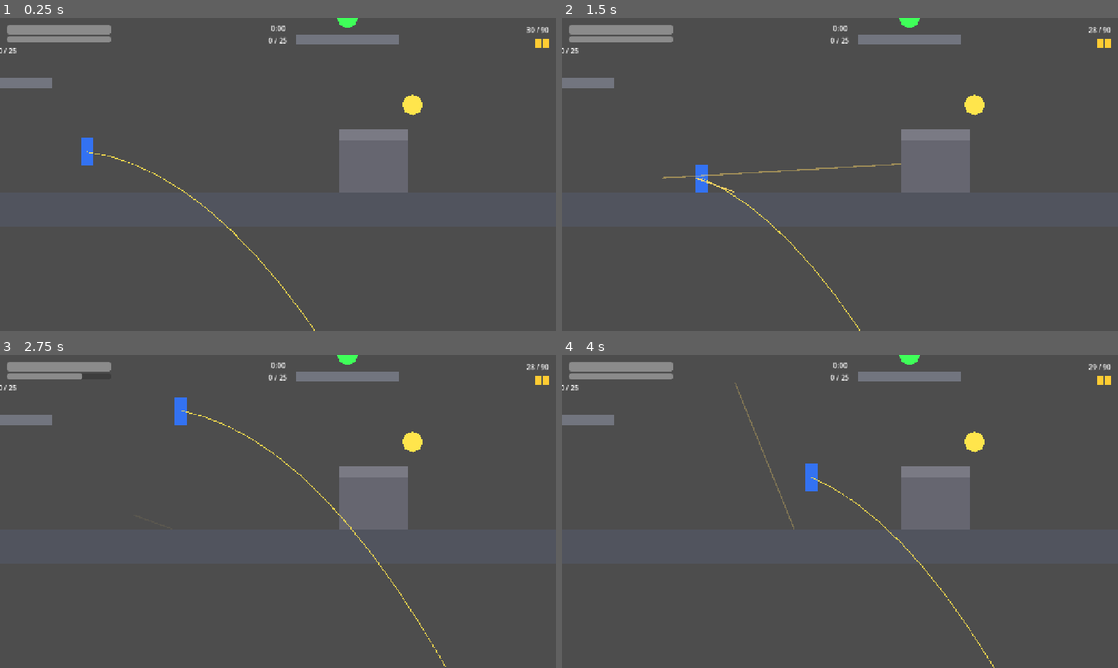
Above: before the commit, frames 1-4 (two rows, left to right).
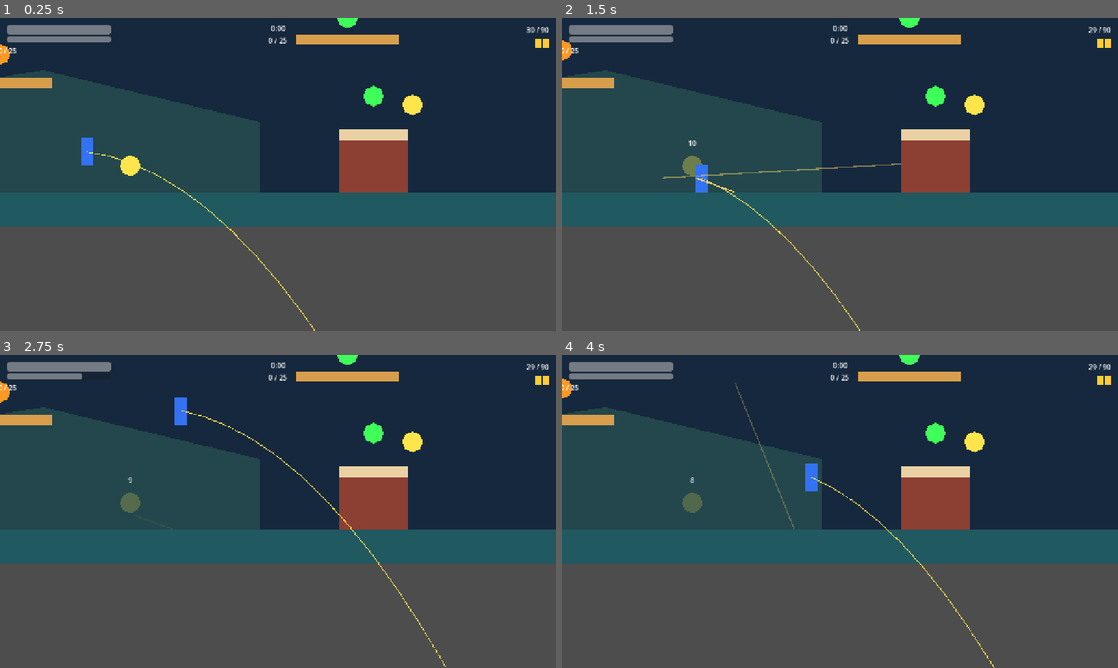
Above: after the commit, the same moments.

Repository: techafreshh/jetpack
Game: Godot game, scene res://scenes/match.tscn
Same seed, same stepped clock (60 frames per second), same inputs: the game is played once before the commit and once after it. This scene is started directly instead of the project's main scene.
Inputs (mouse positions are in pixels of both pictures, inside the frame that each line leads up to):
- Up to frame 1 (0.25 s): no input
- Up to frame 2 (1.5 s): tap Enter at 0.5 s; move the mouse to (962, 158) at 0.52 s; hold S (crouch) 0.53-1.28 s; hold D (move_right) from 0.53 s (still down); click (962, 158) at 0.67 s; tap W at 0.77 s; move the mouse to (728, 190) at 1.27 s; click (728, 190) at 1.35 s
- Up to frame 3 (2.75 s): tap W at 1.52 s; move the mouse to (333, 442) at 2.02 s; release D (move_right) at 2.03 s; hold A (move_left) from 2.03 s (still down); hold Space (fly) from 2.03 s (still down)
- Up to frame 4 (4 s): move the mouse to (812, 574) at 2.77 s; release A (move_left) at 2.78 s; release Space (fly) at 2.78 s; hold D (move_right) from 2.78 s (still down); tap 1 (slot_1) at 2.85 s; click (812, 574) at 2.92 s; tap W at 3.02, 3.77 s; move the mouse to (1006, 558) at 3.52 s; tap 2 (slot_2) at 3.6 s

The runs differ from the first frame. In frame 1, 65% of the frame differs, in the area x 0-100%, y 0-67%; in frame 2, 65%; in frame 3, 65%; in frame 4, 65%.

Commit message:
Add final MVP arena map with 8 spawns and pickup layout
Clone greybox collision skeleton into scenes/arena/main.tscn with a
dusk-teal/ember/sand reskin, non-colliding backdrop decor, 8 Spawn
markers and 6 pickup pads; repoint match.tscn at the new map and
default arena_path to it on match and match manager.

Diff:
--- /dev/null
+++ b/jetpack/scenes/arena/main.tscn
@@ -0,0 +1,434 @@
+[gd_scene load_steps=29 format=3]
+
+[ext_resource type="PackedScene" path="res://scenes/pickup.tscn" id="1"]
+
+[sub_resource type="RectangleShape2D" id="RectangleShape2D_floor_a"]
+size = Vector2(1200, 80)
+
+[sub_resource type="RectangleShape2D" id="RectangleShape2D_floor_b"]
+size = Vector2(680, 80)
+
+[sub_resource type="RectangleShape2D" id="RectangleShape2D_floor_c"]
+size = Vector2(880, 80)
+
+[sub_resource type="RectangleShape2D" id="RectangleShape2D_floor_d"]
+size = Vector2(880, 80)
+
+[sub_resource type="RectangleShape2D" id="RectangleShape2D_gap_0"]
+size = Vector2(120, 80)
+
+[sub_resource type="RectangleShape2D" id="RectangleShape2D_gap_1"]
+size = Vector2(120, 80)
+
+[sub_resource type="RectangleShape2D" id="RectangleShape2D_gap_2"]
+size = Vector2(120, 80)
+
+[sub_resource type="RectangleShape2D" id="RectangleShape2D_plat_0"]
+size = Vector2(240, 24)
+
+[sub_resource type="RectangleShape2D" id="RectangleShape2D_plat_1"]
+size = Vector2(240, 24)
+
+[sub_resource type="RectangleShape2D" id="RectangleShape2D_plat_2"]
+size = Vector2(240, 24)
+
+[sub_resource type="RectangleShape2D" id="RectangleShape2D_tower_wall"]
+size = Vector2(48, 560)
+
+[sub_resource type="RectangleShape2D" id="RectangleShape2D_tower_step_0"]
+size = Vector2(160, 24)
+
+[sub_resource type="RectangleShape2D" id="RectangleShape2D_tower_step_1"]
+size = Vector2(160, 24)
+
+[sub_resource type="RectangleShape2D" id="RectangleShape2D_tower_step_2"]
+size = Vector2(160, 24)
+
+[sub_resource type="RectangleShape2D" id="RectangleShape2D_tower_step_3"]
+size = Vector2(160, 24)
+
+[sub_resource type="RectangleShape2D" id="RectangleShape2D_tower_step_e0"]
+size = Vector2(160, 24)
+
+[sub_resource type="RectangleShape2D" id="RectangleShape2D_tower_step_e1"]
+size = Vector2(160, 24)
+
+[sub_resource type="RectangleShape2D" id="RectangleShape2D_tower_step_e2"]
+size = Vector2(160, 24)
+
+[sub_resource type="RectangleShape2D" id="RectangleShape2D_tower_step_e3"]
+size = Vector2(160, 24)
+
+[sub_resource type="RectangleShape2D" id="RectangleShape2D_tower_cap"]
+size = Vector2(160, 24)
+
+[sub_resource type="RectangleShape2D" id="RectangleShape2D_bunker_w"]
+size = Vector2(160, 120)
+
+[sub_resource type="RectangleShape2D" id="RectangleShape2D_bunker_w_cap"]
+size = Vector2(160, 24)
+
+[sub_resource type="RectangleShape2D" id="RectangleShape2D_bunker_e"]
+size = Vector2(160, 120)
+
+[sub_resource type="RectangleShape2D" id="RectangleShape2D_bunker_e_cap"]
+size = Vector2(160, 24)
+
+[sub_resource type="RectangleShape2D" id="RectangleShape2D_wall_l"]
+size = Vector2(80, 2600)
+
+[sub_resource type="RectangleShape2D" id="RectangleShape2D_wall_r"]
+size = Vector2(80, 2600)
+
+[sub_resource type="RectangleShape2D" id="RectangleShape2D_ceiling"]
+size = Vector2(4240, 80)
+
+[node name="Main" type="Node2D"]
+
+[node name="TilesGround" type="TileMapLayer" parent="."]
+
+[node name="Backdrop" type="Node2D" parent="."]
+z_index = -10
+
+[node name="Sky" type="Polygon2D" parent="Backdrop"]
+color = Color(0.09, 0.16, 0.24, 1)
+polygon = PackedVector2Array(-920, -1640, 3320, -1640, 3320, 480, -920, 480)
+
+[node name="HillWest" type="Polygon2D" parent="Backdrop"]
+color = Color(0.14, 0.28, 0.3, 1)
+polygon = PackedVector2Array(-920, 480, -920, 120, -400, 200, 100, 120, 600, 240, 600, 480)
+
+[node name="HillEast" type="Polygon2D" parent="Backdrop"]
+color = Color(0.16, 0.32, 0.33, 1)
+polygon = PackedVector2Array(1800, 480, 1800, 220, 2300, 140, 2800, 220, 3320, 120, 3320, 480)
+
+[node name="BannerWest" type="Polygon2D" parent="Backdrop"]
+position = Vector2(2560, -60)
+color = Color(0.85, 0.62, 0.3, 1)
+polygon = PackedVector2Array(-40, -100, 0, -100, 0, 100, -40, 100, -24, 0)
+
+[node name="BannerEast" type="Polygon2D" parent="Backdrop"]
+position = Vector2(2688, -60)
+color = Color(0.85, 0.62, 0.3, 1)
+polygon = PackedVector2Array(0, -100, 40, -100, 40, 100, 0, 100, 24, 0)
+
+[node name="FloorA" type="StaticBody2D" parent="."]
+position = Vector2(-200, 440)
+
+[node name="Collision" type="CollisionShape2D" parent="FloorA"]
+shape = SubResource("RectangleShape2D_floor_a")
+
+[node name="Visual" type="Polygon2D" parent="FloorA"]
+color = Color(0.13, 0.35, 0.38, 1)
+polygon = PackedVector2Array(-600, -40, 600, -40, 600, 40, -600, 40)
+
+[node name="FloorB" type="StaticBody2D" parent="."]
+position = Vector2(860, 440)
+
+[node name="Collision" type="CollisionShape2D" parent="FloorB"]
+shape = SubResource("RectangleShape2D_floor_b")
+
+[node name="Visual" type="Polygon2D" parent="FloorB"]
+color = Color(0.13, 0.35, 0.38, 1)
+polygon = PackedVector2Array(-340, -40, 340, -40, 340, 40, -340, 40)
+
+[node name="FloorC" type="StaticBody2D" parent="."]
+position = Vector2(1760, 440)
+
+[node name="Collision" type="CollisionShape2D" parent="FloorC"]
+shape = SubResource("RectangleShape2D_floor_c")
+
+[node name="Visual" type="Polygon2D" parent="FloorC"]
+color = Color(0.13, 0.35, 0.38, 1)
+polygon = PackedVector2Array(-440, -40, 440, -40, 440, 40, -440, 40)
+
+[node name="FloorD" type="StaticBody2D" parent="."]
+position = Vector2(2760, 440)
+
+[node name="Collision" type="CollisionShape2D" parent="FloorD"]
+shape = SubResource("RectangleShape2D_floor_d")
+
+[node name="Visual" type="Polygon2D" parent="FloorD"]
+color = Color(0.13, 0.35, 0.38, 1)
+polygon = PackedVector2Array(-440, -40, 440, -40, 440, 40, -440, 40)
+
+[node name="FloorGap0" type="StaticBody2D" parent="."]
+position = Vector2(460, 440)
+
+[node name="Collision" type="CollisionShape2D" parent="FloorGap0"]
+shape = SubResource("RectangleShape2D_gap_0")
+
+[node name="Visual" type="Polygon2D" parent="FloorGap0"]
+color = Color(0.13, 0.35, 0.38, 1)
+polygon = PackedVector2Array(-60, -40, 60, -40, 60, 40, -60, 40)
+
+[node name="FloorGap1" type="StaticBody2D" parent="."]
+position = Vector2(1260, 440)
+
+[node name="Collision" type="CollisionShape2D" parent="FloorGap1"]
+shape = SubResource("RectangleShape2D_gap_1")
+
+[node name="Visual" type="Polygon2D" parent="FloorGap1"]
+color = Color(0.13, 0.35, 0.38, 1)
+polygon = PackedVector2Array(-60, -40, 60, -40, 60, 40, -60, 40)
+
+[node name="FloorGap2" type="StaticBody2D" parent="."]
+position = Vector2(2260, 440)
+
+[node name="Collision" type="CollisionShape2D" parent="FloorGap2"]
+shape = SubResource("RectangleShape2D_gap_2")
+
+[node name="Visual" type="Polygon2D" parent="FloorGap2"]
+color = Color(0.13, 0.35, 0.38, 1)
+polygon = PackedVector2Array(-60, -40, 60, -40, 60, 40, -60, 40)
+
+[node name="Plat0" type="StaticBody2D" parent="."]
+position = Vector2(0, 150)
+
+[node name="Collision" type="CollisionShape2D" parent="Plat0"]
+shape = SubResource("RectangleShape2D_plat_0")
+
+[node name="Visual" type="Polygon2D" parent="Plat0"]
+color = Color(0.85, 0.62, 0.3, 1)
+polygon = PackedVector2Array(-120, -12, 120, -12, 120, 12, -120, 12)
+
+[node name="Plat1" type="StaticBody2D" parent="."]
+position = Vector2(800, 50)
+
+[node name="Collision" type="CollisionShape2D" parent="Plat1"]
+shape = SubResource("RectangleShape2D_plat_1")
+
+[node name="Visual" type="Polygon2D" parent="Plat1"]
+color = Color(0.85, 0.62, 0.3, 1)
+polygon = PackedVector2Array(-120, -12, 120, -12, 120, 12, -120, 12)
+
+[node name="Plat2" type="StaticBody2D" parent="."]
+position = Vector2(1600, -50)
+
+[node name="Collision" type="CollisionShape2D" parent="Plat2"]
+shape = SubResource("RectangleShape2D_plat_2")
+
+[node name="Visual" type="Polygon2D" parent="Plat2"]
+color = Color(0.85, 0.62, 0.3, 1)
+polygon = PackedVector2Array(-120, -12, 120, -12, 120, 12, -120, 12)
+
+[node name="TowerWall" type="StaticBody2D" parent="."]
+position = Vector2(2624, 120)
+
+[node name="Collision" type="CollisionShape2D" parent="TowerWall"]
+shape = SubResource("RectangleShape2D_tower_wall")
+
+[node name="Visual" type="Polygon2D" parent="TowerWall"]
+color = Color(0.55, 0.25, 0.2, 1)
+polygon = PackedVector2Array(-24, -280, 24, -280, 24, 280, -24, 280)
+
+[node name="TowerStep0" type="StaticBody2D" parent="."]
+position = Vector2(2380, 280)
+
+[node name="Collision" type="CollisionShape2D" parent="TowerStep0"]
+shape = SubResource("RectangleShape2D_tower_step_0")
+
+[node name="Visual" type="Polygon2D" parent="TowerStep0"]
+color = Color(0.55, 0.25, 0.2, 1)
+polygon = PackedVector2Array(-80, -12, 80, -12, 80, 12, -80, 12)
+
+[node name="TowerStep1" type="StaticBody2D" parent="."]
+position = Vector2(2440, 160)
+
+[node name="Collision" type="CollisionShape2D" parent="TowerStep1"]
+shape = SubResource("RectangleShape2D_tower_step_1")
+
+[node name="Visual" type="Polygon2D" parent="TowerStep1"]
+color = Color(0.55, 0.25, 0.2, 1)
+polygon = PackedVector2Array(-80, -12, 80, -12, 80, 12, -80, 12)
+
+[node name="TowerStep2" type="StaticBody2D" parent="."]
+position = Vector2(2500, 40)
+
+[node name="Collision" type="CollisionShape2D" parent="TowerStep2"]
+shape = SubResource("RectangleShape2D_tower_step_2")
+
+[node name="Visual" type="Polygon2D" parent="TowerStep2"]
+color = Color(0.55, 0.25, 0.2, 1)
+polygon = PackedVector2Array(-80, -12, 80, -12, 80, 12, -80, 12)
+
+[node name="TowerStep3" type="StaticBody2D" parent="."]
+position = Vector2(2560, -80)
+
+[node name="Collision" type="CollisionShape2D" parent="TowerStep3"]
+shape = SubResource("RectangleShape2D_tower_step_3")
+
+[node name="Visual" type="Polygon2D" parent="TowerStep3"]
+color = Color(0.55, 0.25, 0.2, 1)
+polygon = PackedVector2Array(-80, -12, 80, -12, 80, 12, -80, 12)
+
+[node name="TowerStepE0" type="StaticBody2D" parent="."]
+position = Vector2(2868, 280)
+
+[node name="Collision" type="CollisionShape2D" parent="TowerStepE0"]
+shape = SubResource("RectangleShape2D_tower_step_e0")
+
+[node name="Visual" type="Polygon2D" parent="TowerStepE0"]
+color = Color(0.55, 0.25, 0.2, 1)
+polygon = PackedVector2Array(-80, -12, 80, -12, 80, 12, -80, 12)
+
+[node name="TowerStepE1" type="StaticBody2D" parent="."]
+position = Vector2(2808, 160)
+
+[node name="Collision" type="CollisionShape2D" parent="TowerStepE1"]
+shape = SubResource("RectangleShape2D_tower_step_e1")
+
+[node name="Visual" type="Polygon2D" parent="TowerStepE1"]
+color = Color(0.55, 0.25, 0.2, 1)
+polygon = PackedVector2Array(-80, -12, 80, -12, 80, 12, -80, 12)
+
+[node name="TowerStepE2" type="StaticBody2D" parent="."]
+position = Vector2(2748, 40)
+
+[node name="Collision" type="CollisionShape2D" parent="TowerStepE2"]
+shape = SubResource("RectangleShape2D_tower_step_e2")
+
+[node name="Visual" type="Polygon2D" parent="TowerStepE2"]
+color = Color(0.55, 0.25, 0.2, 1)
+polygon = PackedVector2Array(-80, -12, 80, -12, 80, 12, -80, 12)
+
+[node name="TowerStepE3" type="StaticBody2D" parent="."]
+position = Vector2(2688, -80)
+
+[node name="Collision" type="CollisionShape2D" parent="TowerStepE3"]
+shape = SubResource("RectangleShape2D_tower_step_e3")
+
+[node name="Visual" type="Polygon2D" parent="TowerStepE3"]
+color = Color(0.55, 0.25, 0.2, 1)
+polygon = PackedVector2Array(-80, -12, 80, -12, 80, 12, -80, 12)
+
+[node name="TowerCap" type="StaticBody2D" parent="."]
+position = Vector2(2624, -172)
+
+[node name="Collision" type="CollisionShape2D" parent="TowerCap"]
+shape = SubResource("RectangleShape2D_tower_cap")
+
+[node name="Visual" type="Polygon2D" parent="TowerCap"]
+color = Color(0.92, 0.82, 0.64, 1)
+polygon = PackedVector2Array(-80, -12, 80, -12, 80, 12, -80, 12)
+
+[node name="BunkerW" type="StaticBody2D" parent="."]
+position = Vector2(860, 340)
+
+[node name="Collision" type="CollisionShape2D" parent="BunkerW"]
+shape = SubResource("RectangleShape2D_bunker_w")
+
+[node name="Visual" type="Polygon2D" parent="BunkerW"]
+color = Color(0.55, 0.25, 0.2, 1)
+polygon = PackedVector2Array(-80, -60, 80, -60, 80, 60, -80, 60)
+
+[node name="BunkerWCap" type="StaticBody2D" parent="."]
+position = Vector2(860, 268)
+
+[node name="Collision" type="CollisionShape2D" parent="BunkerWCap"]
+shape = SubResource("RectangleShape2D_bunker_w_cap")
+
+[node name="Visual" type="Polygon2D" parent="BunkerWCap"]
+color = Color(0.92, 0.82, 0.64, 1)
+polygon = PackedVector2Array(-80, -12, 80, -12, 80, 12, -80, 12)
+
+[node name="BunkerE" type="StaticBody2D" parent="."]
+position = Vector2(1760, 340)
+
+[node name="Collision" type="CollisionShape2D" parent="BunkerE"]
+shape = SubResource("RectangleShape2D_bunker_e")
+
+[node name="Visual" type="Polygon2D" parent="BunkerE"]
+color = Color(0.55, 0.25, 0.2, 1)
+polygon = PackedVector2Array(-80, -60, 80, -60, 80, 60, -80, 60)
+
+[node name="BunkerECap" type="StaticBody2D" parent="."]
+position = Vector2(1760, 268)
+
+[node name="Collision" type="CollisionShape2D" parent="BunkerECap"]
+shape = SubResource("RectangleShape2D_bunker_e_cap")
+
+[node name="Visual" type="Polygon2D" parent="BunkerECap"]
+color = Color(0.92, 0.82, 0.64, 1)
+polygon = PackedVector2Array(-80, -12, 80, -12, 80, 12, -80, 12)
+
+[node name="WallL" type="StaticBody2D" parent="."]
+position = Vector2(-880, -300)
+
+[node name="Collision" type="CollisionShape2D" parent="WallL"]
+shape = SubResource("RectangleShape2D_wall_l")
+
+[node name="Visual" type="Polygon2D" parent="WallL"]
+color = Color(0.1, 0.22, 0.26, 1)
+polygon = PackedVector2Array(-40, -1300, 40, -1300, 40, 1300, -40, 1300)
+
+[node name="WallR" type="StaticBody2D" parent="."]
+position = Vector2(3280, -300)
+
+[node name="Collision" type="CollisionShape2D" parent="WallR"]
+shape = SubResource("RectangleShape2D_wall_r")
+
+[node name="Visual" type="Polygon2D" parent="WallR"]
+color = Color(0.1, 0.22, 0.26, 1)
+polygon = PackedVector2Array(-40, -1300, 40, -1300, 40, 1300, -40, 1300)
+
+[node name="Ceiling" type="StaticBody2D" parent="."]
+position = Vector2(1200, -1640)
+
+[node name="Collision" type="CollisionShape2D" parent="Ceiling"]
+shape = SubResource("RectangleShape2D_ceiling")
+
+[node name="Visual" type="Polygon2D" parent="Ceiling"]
+color = Color(0.1, 0.22, 0.26, 1)
+polygon = PackedVector2Array(-2120, -40, 2120, -40, 2120, 40, -2120, 40)
+
+[node name="Spawn0" type="Marker2D" parent="."]
+position = Vector2(200, 300)
+
+[node name="Spawn1" type="Marker2D" parent="."]
+position = Vector2(1500, 300)
+
+[node name="Spawn2" type="Marker2D" parent="."]
+position = Vector2(2624, -240)
+
+[node name="Spawn3" type="Marker2D" parent="."]
+position = Vector2(800, -30)
+
+[node name="Spawn4" type="Marker2D" parent="."]
+position = Vector2(600, 300)
+
+[node name="Spawn5" type="Marker2D" parent="."]
+position = Vector2(1100, 300)
+
+[node name="Spawn6" type="Marker2D" parent="."]
+position = Vector2(2100, 300)
+
+[node name="Spawn7" type="Marker2D" parent="."]
+position = Vector2(3000, 300)
+
+[node name="PickupPad0" parent="." instance=ExtResource("1")]
+position = Vector2(860, 180)
+kind = "health"
+
+[node name="PickupPad1" parent="." instance=ExtResource("1")]
+position = Vector2(1760, 180)
+kind = "health"
+
+[node name="PickupPad2" parent="." instance=ExtResource("1")]
+position = Vector2(0, 80)
+kind = "weapon"
+weapon_id = "scatter"
+floating = true
+
+[node name="PickupPad3" parent="." instance=ExtResource("1")]
+position = Vector2(2624, -230)
+kind = "weapon"
+weapon_id = "longbow"
+
+[node name="PickupPad4" parent="." instance=ExtResource("1")]
+position = Vector2(300, 340)
+kind = "ammo"
+
+[node name="PickupPad5" parent="." instance=ExtResource("1")]
+position = Vector2(2900, 340)
+kind = "grenade"
--- a/jetpack/scenes/match.tscn
+++ b/jetpack/scenes/match.tscn
@@ -1,7 +1,7 @@
 [gd_scene load_steps=8 format=3]
 
 [ext_resource type="Script" path="res://scripts/match.gd" id="1"]
-[ext_resource type="PackedScene" path="res://scenes/arena/greybox.tscn" id="2"]
+[ext_resource type="PackedScene" path="res://scenes/arena/main.tscn" id="2"]
 [ext_resource type="PackedScene" path="res://scenes/soldier.tscn" id="3"]
 [ext_resource type="PackedScene" path="res://scenes/pickup.tscn" id="4"]
 [ext_resource type="Script" path="res://scripts/match/match_manager.gd" id="5"]
@@ -10,6 +10,7 @@
 
 [node name="Match" type="Node2D"]
 script = ExtResource("1")
+arena_path = "res://scenes/arena/main.tscn"
 
 [node name="Greybox" parent="." instance=ExtResource("2")]
 
@@ -36,6 +37,7 @@
 
 [node name="MatchManager" type="Node" parent="."]
 script = ExtResource("5")
+arena_path = "res://scenes/arena/main.tscn"
 
 [node name="hud" parent="." instance=ExtResource("6")]
 
--- a/jetpack/scripts/match.gd
+++ b/jetpack/scripts/match.gd
@@ -6,6 +6,9 @@
 
 var _spawner: Spawner
 var _manager: MatchManager
+## Default arena scene for new matches; the static Greybox child below is the
+## instanced form of this path (kept static for sim determinism).
+@export var arena_path := "res://scenes/arena/main.tscn"
 # HUD-readable hook state: latest soldier HP seen via health_changed.
 # Sentinel -1.0 means "no event yet".
 var last_hp := -1.0
--- a/jetpack/scripts/match/match_manager.gd
+++ b/jetpack/scripts/match/match_manager.gd
@@ -19,6 +19,9 @@
 
 ## Override before adding to the tree to load a different cfg in probes.
 var config_path: String = CONFIG_PATH
+## Default arena scene for new matches; the match scene instances this arena
+## statically (node name Greybox) for sim determinism.
+@export var arena_path := "res://scenes/arena/main.tscn"
 var match_state: String = STATE_COUNTDOWN
 var winner_id: String = ""
 var sudden_death: bool = false
Not shown, added: jetpack/assets/art/ATTRIBUTION.md
